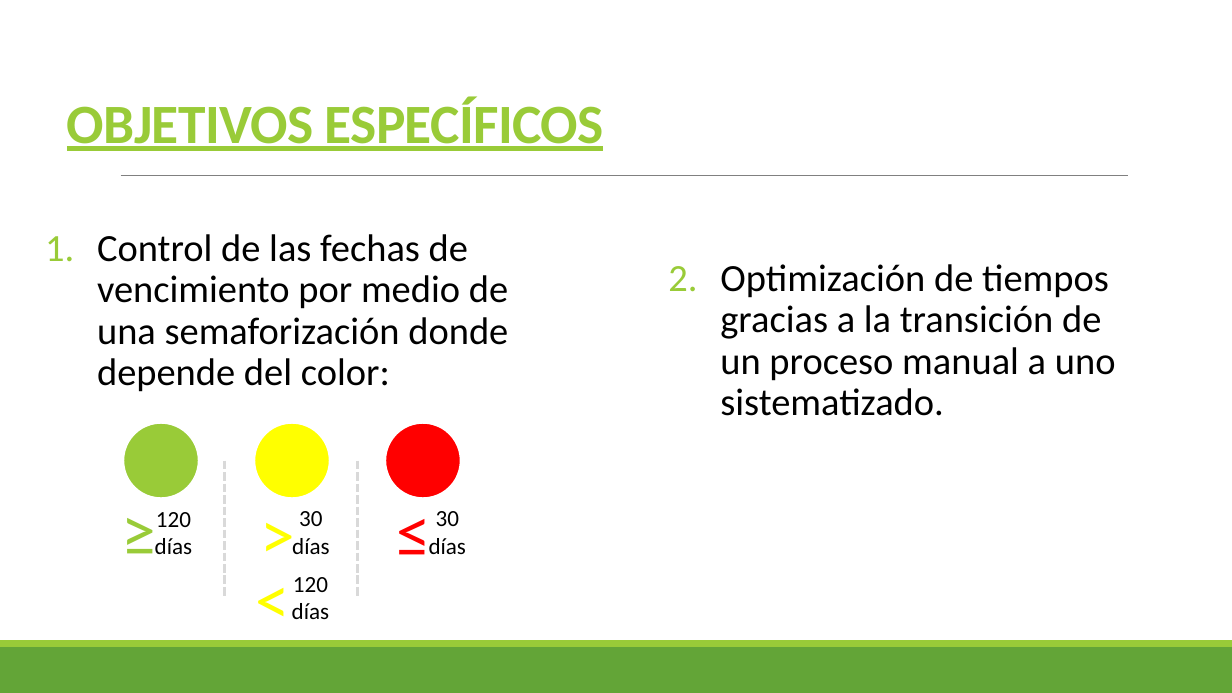
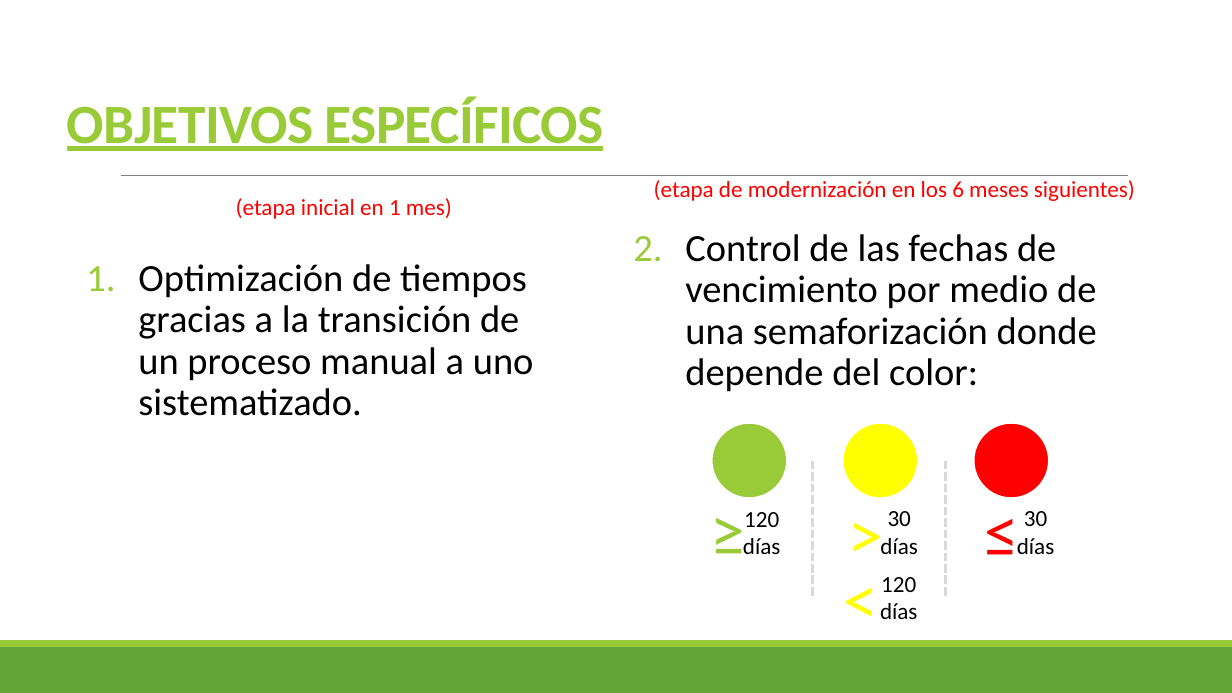
Before and after one commit to NestorRodriguez/ambulancias, a slide deck: slide 6 of PRESENTACION APP INVENTARIOS.pptx. Drawn at 1232x693 pixels with LibreOffice and Linux fonts; fonts in the diff are those of the drawing. Boxes give left, top, right and bottom in pixels: in the first picture for what was removed or moved away, otherwise in the second. Text is boxed around its words. In the diff, an @@ line names an element or a change of style, - is before the commit and + after.

```diff
--- a/PRESENTACION APP INVENTARIOS.pptx
+++ b/PRESENTACION APP INVENTARIOS.pptx
@@ text added at (236,198,452,219), 18 pt, text #FF0000 @@
+(etapa inicial en 1 mes)
@@ text added at (654,180,1135,201), 18 pt, text #FF0000 @@
+(etapa de modernización en los 6 meses siguientes)
@@ text "Optimización de tiempos gracias a ...": place and size @@
-text "Optimización de tiempos gracias a ..." at (720,264,1116,416)
+text "Optimización de tiempos gracias a ..." at (138,264,534,416)
@@ 9 texts, 3 ellipses, 1 line: place and size @@
-9 texts, 3 ellipses, 1 line at (97,234,508,644)
+9 texts, 3 ellipses, 1 line at (685,234,1097,644)
@@ line moved from (225, 460) - (225, 597) to (812, 460) - (812, 597) @@
```
Also in this commit, not shown: 1 other slide changed, 8 other files.
